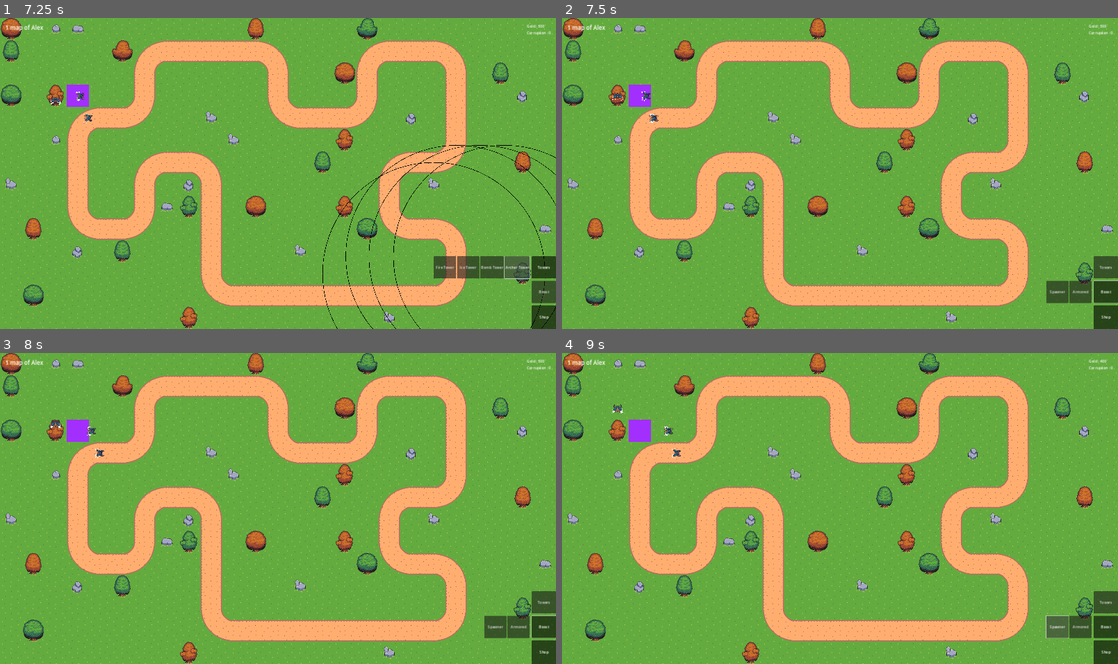
Above: before the commit, frames 1-4 (two rows, left to right).
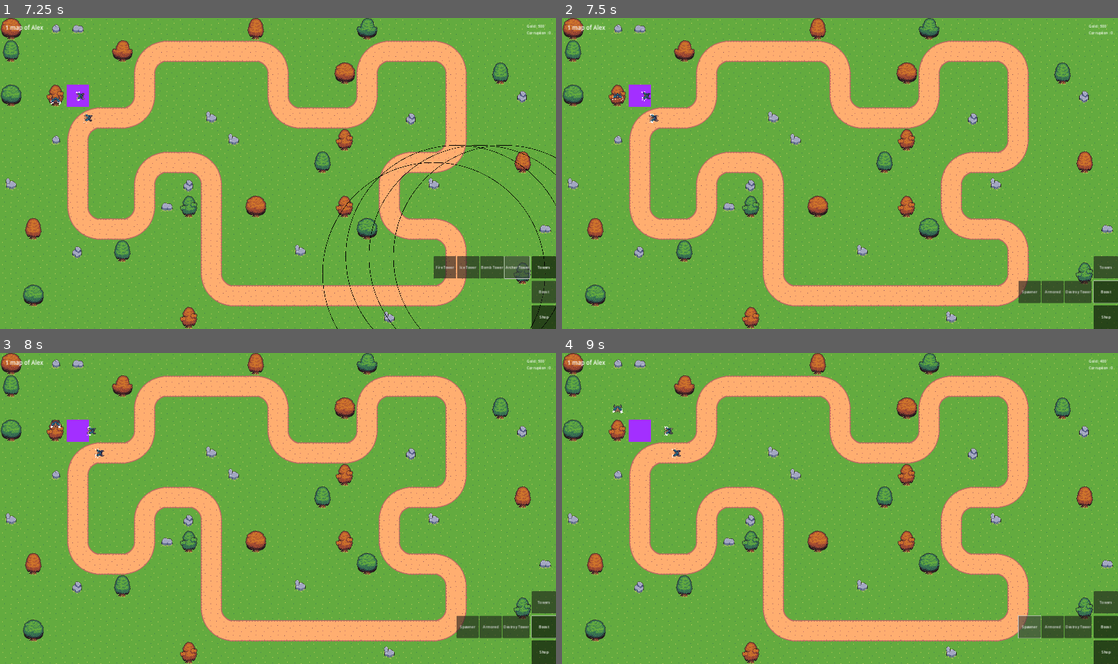
Above: after the commit, the same moments.

Repository: m-conti/melonjam2023
Game: Godot game, scene res://game.tscn
Two runs of this game, one before a commit and one after it. Both use one fixed random seed, a clock stepped at 60 frames per second and the inputs below.
Inputs (mouse positions are in pixels of both pictures, inside the frame that each line leads up to):
- Up to frame 1 (7.25 s): click (266, 164) at 0.52 s; type "Alex" at 0.6 s; click "Host" at 1.25 s; click "START!" at 2 s; click "Shop" at 2.75 s; click "Towers" at 3.5 s; click "Fire Tower" at 4.25 s; click "Ice Tower" at 5 s; click "Bomb Tower" at 5.75 s; click "Archer Tower" at 6.5 s
- Up to frame 2 (7.5 s): click "Boost" at 7.25 s
- Up to frame 3 (8 s): no input
- Up to frame 4 (9 s): click (1079, 626) at 8 s, where only the run after the commit has a clickable "Destroy Tower"; click "Spawner" at 8.75 s

Frame 1 is identical in both runs. In frame 2, 0.4% of the frame differs, in the area x 82-96%, y 84-92%; in frame 3, 0.4%; in frame 4, 0.5%.
Error after the commit: Out of bounds get index '21' (on base: 'Array') (res://Map.gd:48)

Commit message:
destroy power

Diff:
--- /dev/null
+++ b/HUD/Buttons/DestroyButton.gd
@@ -0,0 +1,30 @@
+extends ButtonShop
+class_name DestroyButton
+
+var is_active: bool = false
+
+func __on_pressed():
+	is_active = true
+
+var mouse_pos
+
+func _input(event):
+	queue_redraw()
+	if not is_active: return
+	if event is InputEventMouseMotion:
+		mouse_pos = event.position
+	else: mouse_pos = null
+	if not event is InputEventMouseButton: return
+	if event.button_index == MOUSE_BUTTON_LEFT and event.is_pressed():
+		var pos: Vector2i = map.tilemap.local_to_map(event.position / map.tilemap.scale)
+		map.destoy_at_pos.rpc_id(map.get_multiplayer_authority(), pos)
+		buy()
+	elif event.button_index == MOUSE_BUTTON_RIGHT:
+		is_active = false
+
+func can_be_placed(pos: Vector2i):
+	return map.is_in_grid(pos) and map.grid[pos.x][pos.y] != null and map.grid[pos.x][pos.y] is Tower
+
+func _draw():
+	if is_active and mouse_pos != null:
+		draw_circle(mouse_pos - self.global_position, 10, Color.CRIMSON)
--- a/HUD/HUDPlayer.tscn
+++ b/HUD/HUDPlayer.tscn
@@ -11,6 +11,7 @@
 [ext_resource type="Script" path="res://HUD/Buttons/SpawnerButton.gd" id="9_jqeo6"]
 [ext_resource type="PackedScene" uid="uid://cij1o64untoon" path="res://Entities/Spawner.tscn" id="10_xjqej"]
 [ext_resource type="Script" path="res://HUD/Buttons/ArmoredButton.gd" id="11_nt6n7"]
+[ext_resource type="Script" path="res://HUD/Buttons/DestroyButton.gd" id="12_msho1"]
 
 [sub_resource type="Gradient" id="Gradient_0lmct"]
 colors = PackedColorArray(1, 1, 1, 1, 1, 1, 1, 1)
@@ -138,6 +139,11 @@
 text = "Armored"
 script = ExtResource("11_nt6n7")
 
+[node name="DestroyButton" type="Button" parent="Shop/BoxContainer/Boost/BoxContainer"]
+layout_mode = 2
+text = "Destroy Tower"
+script = ExtResource("12_msho1")
+
 [node name="TextureProgressBar" type="TextureProgressBar" parent="."]
 offset_right = 494.0
 offset_bottom = 146.0
--- a/Map.gd
+++ b/Map.gd
@@ -43,6 +43,13 @@
 func add_at_pos_by_ressource(path: String, pos: Vector2i):
 	add_at_pos(load(path), pos)
 
+@rpc("any_peer", "call_local")
+func destoy_at_pos(pos: Vector2i):
+	var object = grid[pos.x][pos.y]
+	if not object is Tower: return
+	object.queue_free()
+	grid[pos.x][pos.y] = null
+
 func add_at_pos(instance: PackedScene, pos: Vector2i):
 	print("PROCESS ADD " + str(get_multiplayer_authority()))
 	if not (is_in_grid(pos) and grid[pos.x][pos.y] == null):
Not shown: 1 places in HUD/HUDPlayer.tscn that only renumber resources
